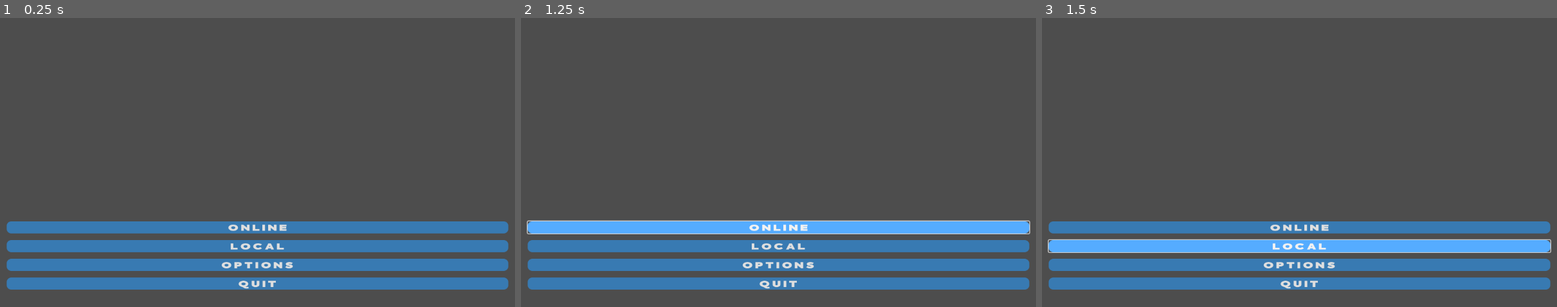
Above: before the commit, frames 1-3 (left to right).
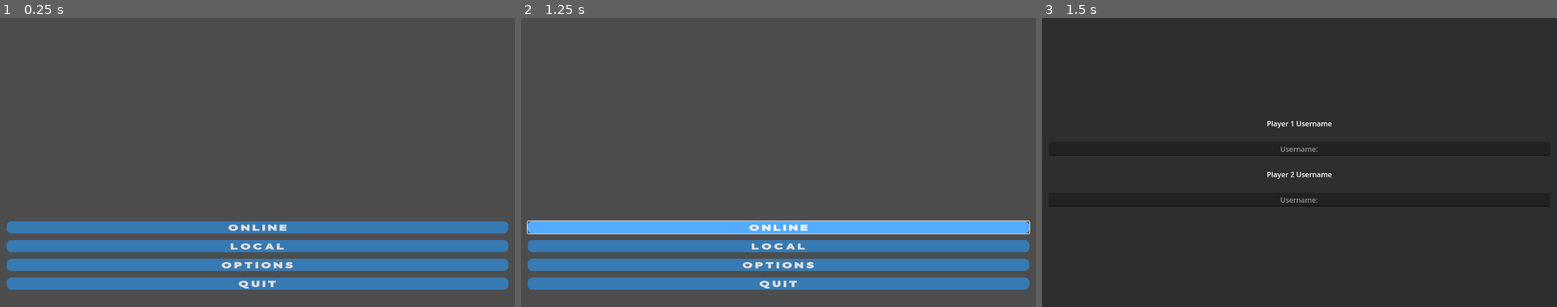
Above: after the commit, the same moments.

Repository: Puhalenthi/King-of-Speed
Game: Godot game, scene res://Scenes/MainMenu.tscn
Same seed, same stepped clock (60 frames per second), same inputs: the game is played once before the commit and once after it. Video files are missing from this copy of the repository; at most half a second of black plays in their place.
Inputs:
- Up to frame 1 (0.25 s): no input
- Up to frame 2 (1.25 s): click "O N L I N E" at 0.5 s
- Up to frame 3 (1.5 s): click "L O C A L" at 1.25 s

Frames 1-2 are identical in both runs. In frame 3, 100% of the frame differs, in the area x 0-100%, y 0-100%.

Commit message:
added local menu, takes usernames for player 1 and player 2

Diff:
--- /dev/null
+++ b/kingofspeed/Scenes/LocalMenu.tscn
@@ -0,0 +1,46 @@
+[gd_scene format=3 uid="uid://cfr8a6nnlemt7"]
+
+[node name="LocalMenu" type="Node2D"]
+
+[node name="CanvasLayer" type="CanvasLayer" parent="."]
+
+[node name="PanelContainer" type="PanelContainer" parent="CanvasLayer"]
+anchors_preset = 15
+anchor_right = 1.0
+anchor_bottom = 1.0
+grow_horizontal = 2
+grow_vertical = 2
+
+[node name="MarginContainer" type="MarginContainer" parent="CanvasLayer/PanelContainer"]
+layout_mode = 2
+theme_override_constants/margin_left = 15
+theme_override_constants/margin_top = 15
+theme_override_constants/margin_right = 15
+theme_override_constants/margin_bottom = 15
+
+[node name="VBoxContainer" type="VBoxContainer" parent="CanvasLayer/PanelContainer/MarginContainer"]
+layout_mode = 2
+theme_override_constants/separation = 30
+alignment = 1
+
+[node name="Label" type="Label" parent="CanvasLayer/PanelContainer/MarginContainer/VBoxContainer"]
+layout_mode = 2
+text = "Player 1 Username"
+horizontal_alignment = 1
+vertical_alignment = 1
+
+[node name="LocalUsername1" type="LineEdit" parent="CanvasLayer/PanelContainer/MarginContainer/VBoxContainer"]
+layout_mode = 2
+placeholder_text = "Username:"
+alignment = 1
+
+[node name="Label2" type="Label" parent="CanvasLayer/PanelContainer/MarginContainer/VBoxContainer"]
+layout_mode = 2
+text = "Player 2 Username"
+horizontal_alignment = 1
+vertical_alignment = 1
+
+[node name="LocalUsername2" type="LineEdit" parent="CanvasLayer/PanelContainer/MarginContainer/VBoxContainer"]
+layout_mode = 2
+placeholder_text = "Username:"
+alignment = 1
--- a/kingofspeed/Scenes/MainMenu.tscn
+++ b/kingofspeed/Scenes/MainMenu.tscn
@@ -1,8 +1,9 @@
-[gd_scene load_steps=11 format=3 uid="uid://bey1012cmyh0m"]
+[gd_scene load_steps=12 format=3 uid="uid://bey1012cmyh0m"]
 
 [ext_resource type="VideoStream" uid="uid://cck0bstdp31d6" path="res://mn.ogv" id="1_ghw46"]
 [ext_resource type="FontFile" uid="uid://drudngol87yc" path="res://NCLNeovibes-Demo.otf" id="2_df05h"]
-[ext_resource type="Script" uid="uid://bwds345lnfc65" path="res://Scripts/MainPlay.gd" id="3_8um5k"]
+[ext_resource type="Script" uid="uid://bwds345lnfc65" path="res://Scripts/PlayLocal.gd" id="3_8um5k"]
+[ext_resource type="Script" uid="uid://b60wcvbbf725i" path="res://Scripts/PlayOnline.gd" id="3_df05h"]
 [ext_resource type="Script" uid="uid://chevttyx8rct8" path="res://Scripts/MainQuit.gd" id="4_xim88"]
 
 [sub_resource type="StyleBoxFlat" id="StyleBoxFlat_cayip"]
@@ -87,7 +88,7 @@
 theme_override_styles/hover = SubResource("StyleBoxFlat_cayip")
 theme_override_styles/normal = SubResource("StyleBoxFlat_158mb")
 text = "O N L I N E"
-script = ExtResource("3_8um5k")
+script = ExtResource("3_df05h")
 
 [node name="PlayLocal" type="Button" parent="CanvasLayer/MarginContainer/VBoxContainer"]
 layout_mode = 2
--- /dev/null
+++ b/kingofspeed/Scripts/PlayLocal.gd
@@ -0,0 +1,5 @@
+extends Button
+
+
+func _on_pressed():
+	get_tree().change_scene_to_file("res://Scenes/LocalMenu.tscn")
--- a/kingofspeed/Scripts/MainPlay.gd
+++ b/kingofspeed/Scripts/PlayOnline.gd
@@ -1,4 +1,5 @@
 extends Button
+
 
 
 func _on_pressed():
Renamed: kingofspeed/Scripts/MainPlay.gd.uid -> kingofspeed/Scripts/PlayLocal.gd.uid
Not shown, added: kingofspeed/Scripts/PlayOnline.gd.uid
